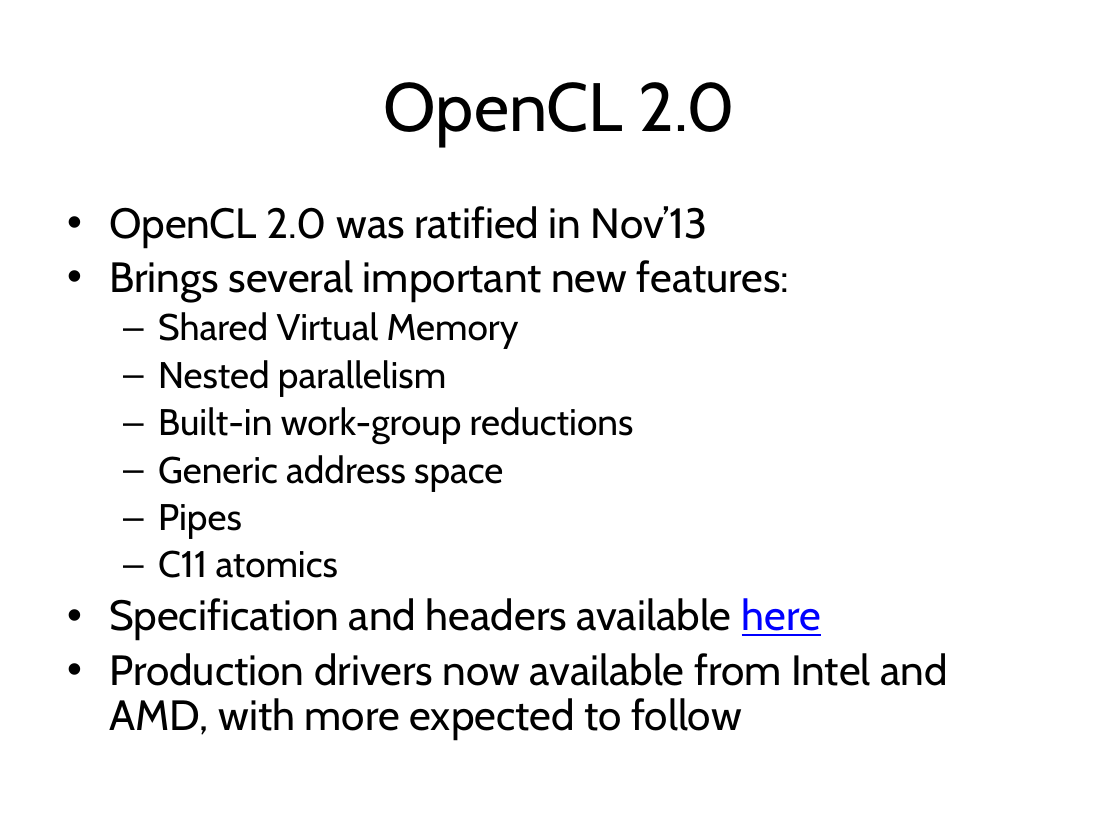
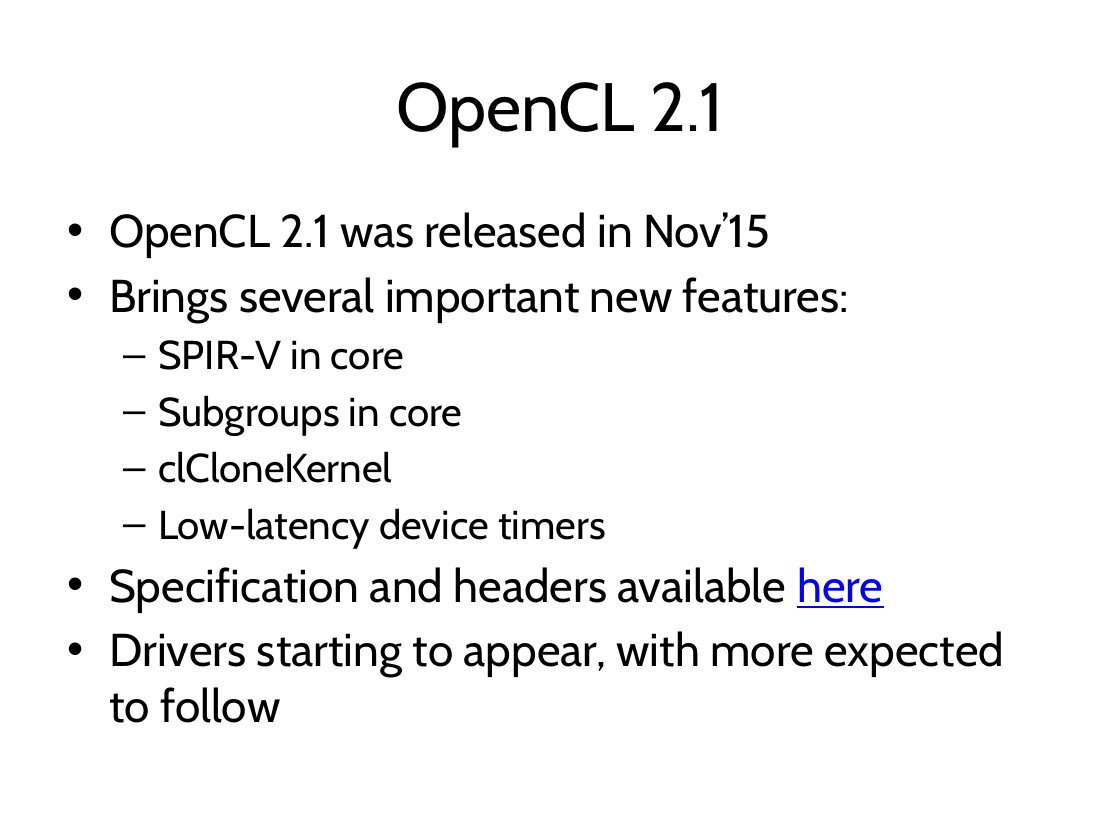
Before and after one commit to UoB-HPC/opencl-training-code, a slide deck: slide 2 of slides/advanced_outro.pptx. Drawn at 1120x840 pixels with LibreOffice and Linux fonts; fonts in the diff are those of the drawing. Boxes give left, top, right and bottom in pixels: in the first picture for what was removed or moved away, otherwise in the second. Text is boxed around its words. In the diff, an @@ line names an element or a change of style, - is before the commit and + after.

Commit message:
Updated outro for IWOCL 2016
Updated to OpenCL 2.1, SPIR-V, other relevant updates.

```diff
--- a/slides/advanced_outro.pptx
+++ b/slides/advanced_outro.pptx
@@ title at box(396, 82, 723, 146): text changed @@
-OpenCL 2.0
+OpenCL 2.1
@@ text at box(109, 212, 770, 258): text changed; size 27.2 to 29.6 pt @@
-• OpenCL 2.0 was ratified in Nov’13
+• OpenCL 2.1 was released in Nov’15
@@ text at box(109, 277, 883, 613): size 27.2 to 29.6 pt in "Brings several important new features:", "Specification and headers available here"; line spacing 0.9 to 1 @@
@@ text at box(158, 340, 606, 548): text changed; size 23.8 to 25.9 pt @@
-  – Shared Virtual Memory
-  – Nested parallelism
-  – Built-in work-group reductions
-  – Generic address space
-  – Pipes
-  – C11 atomics
+  – SPIR-V in core
+  – Subgroups in core
+  – clCloneKernel
+  – Low-latency device timers
@@ text at box(109, 631, 1004, 723): text changed; size 27.2 to 29.6 pt @@
-• Production drivers now available from Intel and AMD, with more expected to follow
+• Drivers starting to appear, with more expected to follow
```
Also in this commit, not shown: 8 other slides changed, 1 slide added, 1 slide removed.
